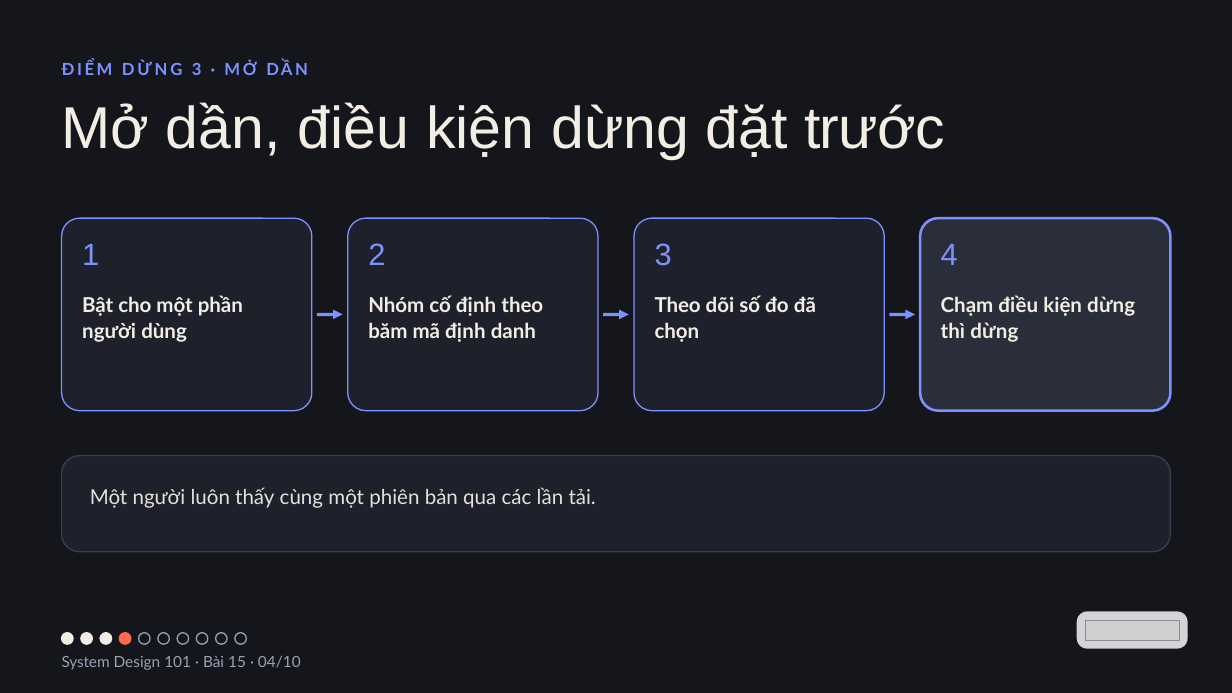
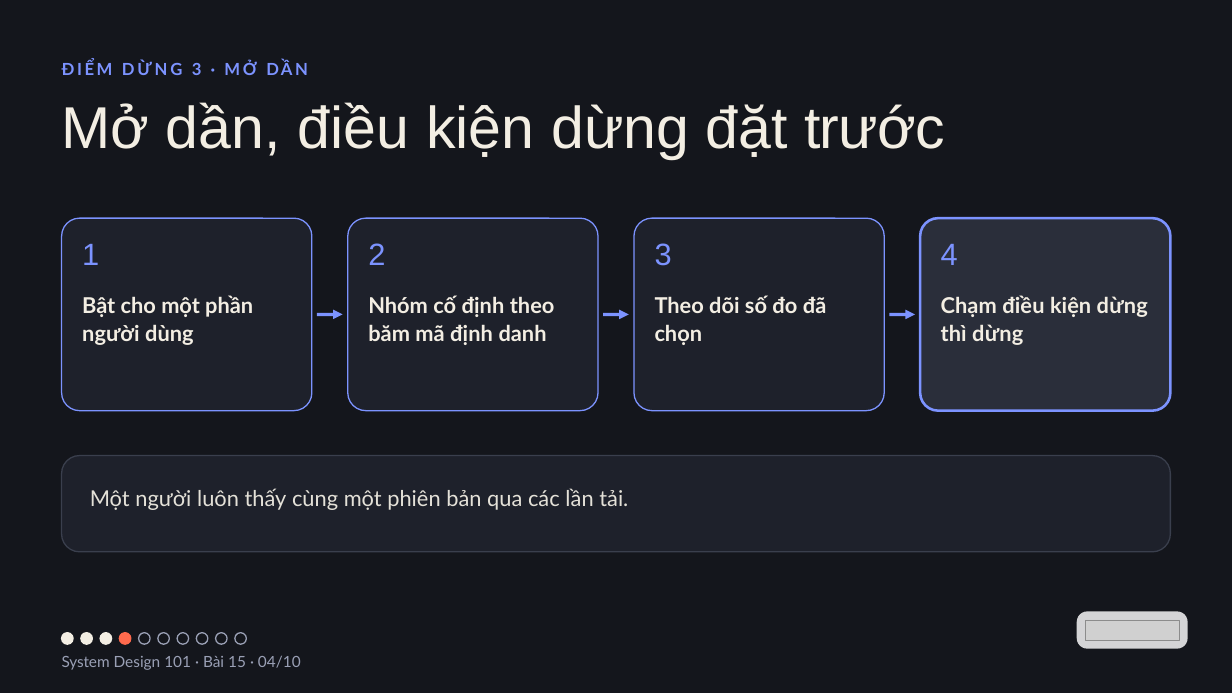
Before and after one commit to vohoailinh90/tool-marketing-studio, a slide deck: slide 4 of system-design-101/vi/lessons/sd-13-015/slides/sd-13-015.pptx. Drawn at 1232x693 pixels with LibreOffice and Linux fonts; fonts in the diff are those of the drawing; grey boxes stand for pictures. Boxes give left, top, right and bottom in pixels: in the first picture for what was removed or moved away, otherwise in the second. Text is boxed around its words. In the diff, an @@ line names an element or a change of style, - is before the commit and + after.

```diff
--- a/system-design-101/vi/lessons/sd-13-015/slides/sd-13-015.pptx
+++ b/system-design-101/vi/lessons/sd-13-015/slides/sd-13-015.pptx
@@ text "Bật cho một phần người ..." at box(82, 295, 253, 345): size 24 to 25.5 pt; letter spacing 0 to -0.1 pt in "Bật"; line spacing 31.2pt to 33.1pt @@
@@ text "Nhóm cố định theo băm ..." at box(368, 295, 555, 345): size 24 to 25.5 pt; letter spacing -0.1 to 0 pt in "theo"; letter spacing 0 to -0.1 pt in "mã"; line spacing 31.2pt to 33.1pt @@
@@ text "Theo dõi số đo đã ..." at box(655, 295, 827, 345): size 24 to 25.5 pt; letter spacing 0 to -0.1 pt in "số"; line spacing 31.2pt to 33.1pt @@
@@ text "Chạm điều kiện dừng thì ..." at box(941, 295, 1148, 345): size 24 to 25.5 pt; line spacing 31.2pt to 33.1pt @@
@@ text "Một người luôn thấy cùng ..." at box(90, 488, 628, 510): size 24 to 25.5 pt; letter spacing 0 to -0.1 pt in "một" @@
```
Also in this commit, not shown: 6 other slides changed, 4 other files.
